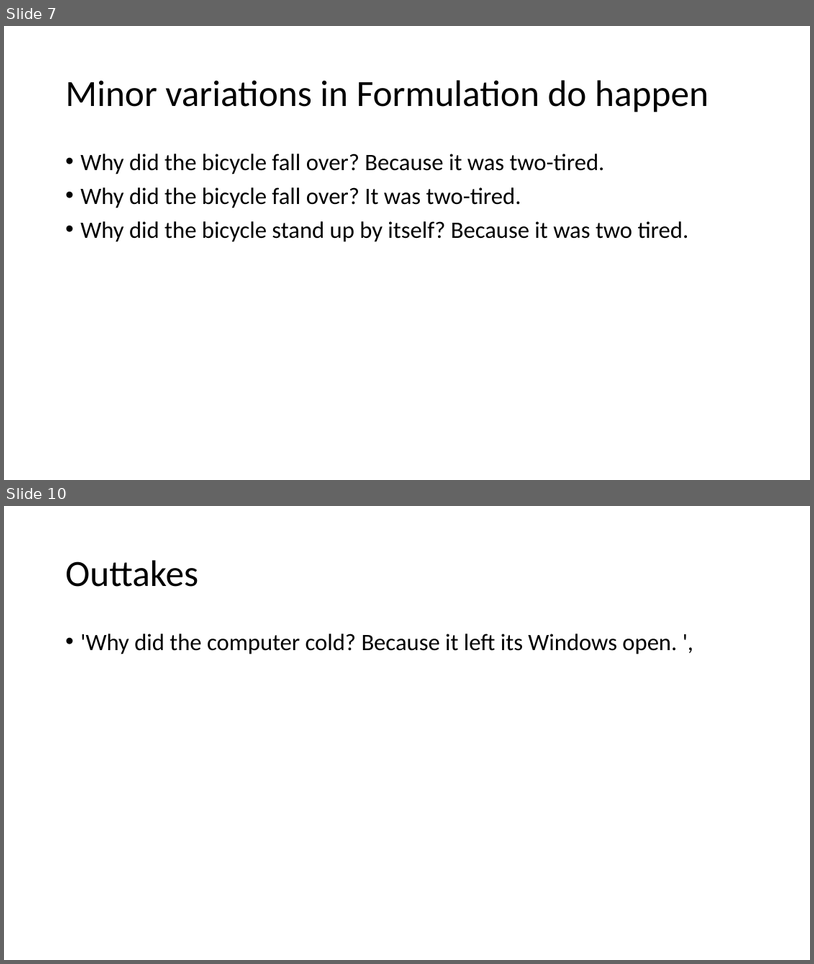
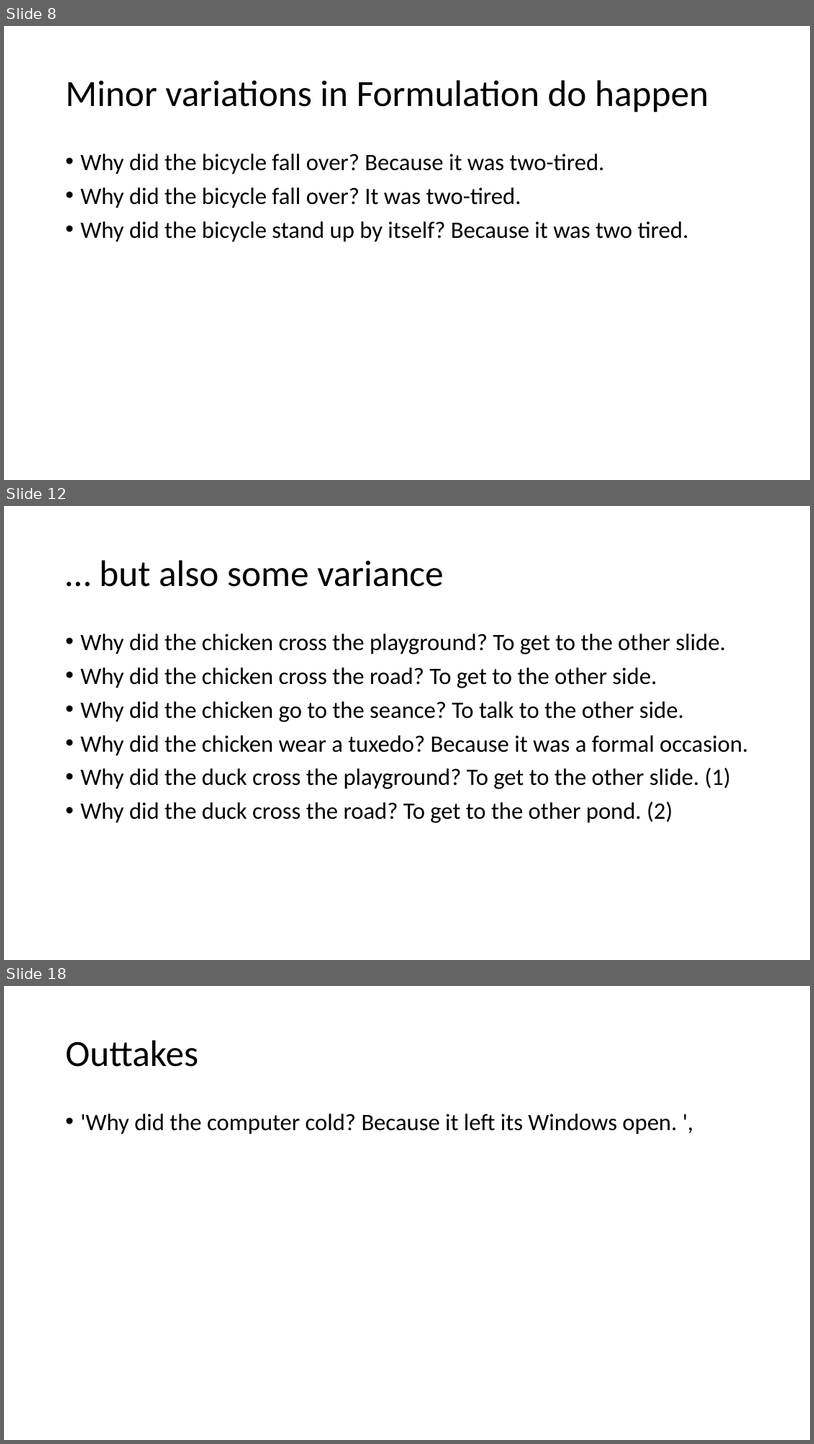
Before and after one commit to sciphie/JokeGPT, a slide deck: ChatGPT is fun –.pptm. Shown one above the other, each under a label of ours: slides 7 and 10 before the commit, slides 8, 12 and 18 after it; the slides between them are not shown. The pictures are 814x964 and 814x1444 pixels, drawn with LibreOffice and Linux fonts; fonts in the diff are those of the drawing. Boxes give left, top, right and bottom in pixels: in the first picture for what was removed or moved away, otherwise in the second. Text is boxed around its words. In the diff, an @@ line names an element or a change of style, - is before the commit and + after.

```diff
--- a/ChatGPT is fun –.pptm
+++ b/ChatGPT is fun –.pptm
@@ slide 12 added at bbox=[4, 506, 810, 960], background #FFFFFF @@
@@ title added at bbox=[99, 560, 443, 587], 44 pt, text #000000 @@
+… but also some variance
@@ text added at bbox=[80, 633, 748, 823], 28 pt, text #000000 @@
+• Why did the chicken cross the playground? To get to the other slide.
+• Why did the chicken cross the road? To get to the other side.
+• Why did the chicken go to the seance? To talk to the other side.
+• Why did the chicken wear a tuxedo? Because it was a formal occasion.
+• Why did the duck cross the playground? To get to the other slide. (1)
+• Why did the duck cross the road? To get to the other pond. (2)
@@ what was slide 7 is now slide 8 @@
@@ what was slide 10 is now slide 18 @@
```
Also in this commit, not shown: 5 slides changed, 8 other slides added, 4 other files.
